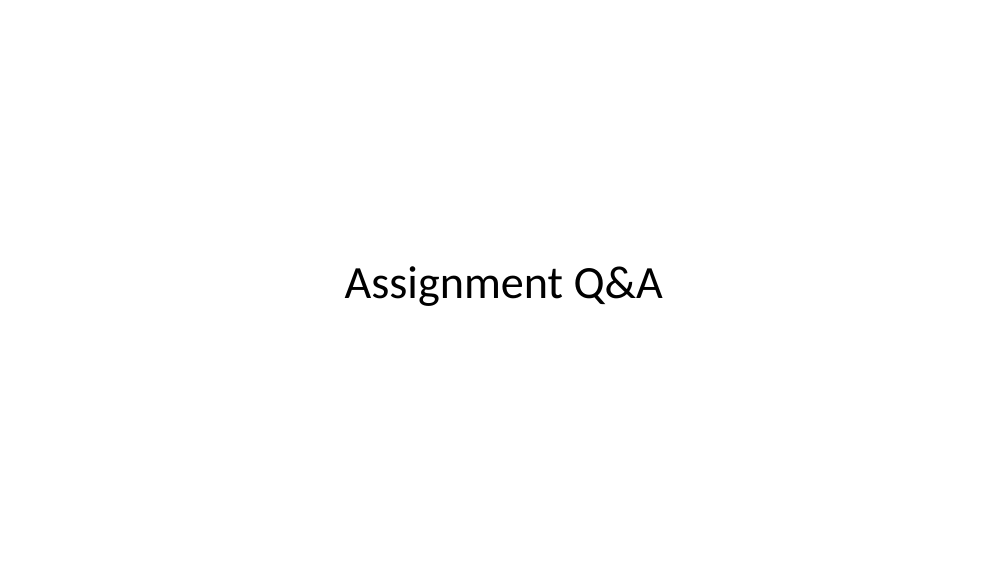
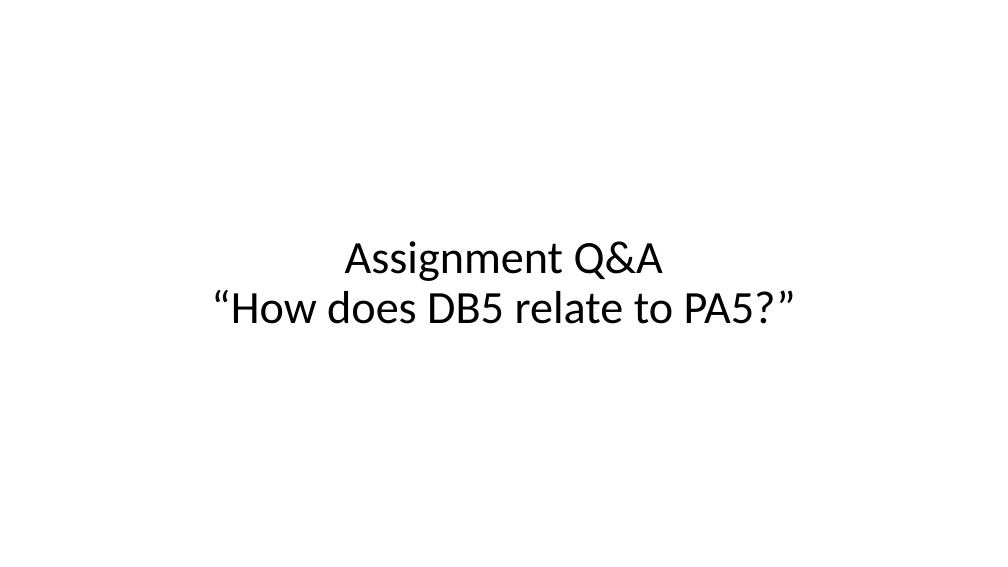
Before and after one commit to EricJPogue/CPSC-24500, a slide deck: slide 4 of lecture-slides/2019-10-25-oop.pptx. Drawn at 1008x567 pixels with LibreOffice and Linux fonts; fonts in the diff are those of the drawing. Boxes give left, top, right and bottom in pixels: in the first picture for what was removed or moved away, otherwise in the second. Text is boxed around its words. In the diff, an @@ line names an element or a change of style, - is before the commit and + after.

```diff
--- a/lecture-slides/2019-10-25-oop.pptx
+++ b/lecture-slides/2019-10-25-oop.pptx
@@ title at (x1=211, y1=241, x2=796, y2=324): text changed @@
-Assignment Q&A
+Assignment Q&A
+“How does DB5 relate to PA5?”
```
Also in this commit, not shown: 1 other slide changed, 2 slides added.
